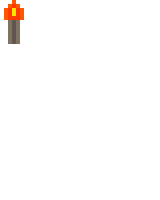
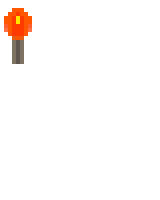
Comparing the layer stacks of the two w=160, h=200 images. Changes:
painted on "torch flame" over [4, 0, 32, 40]
painted on "torch shaft" over [8, 12, 24, 64]
